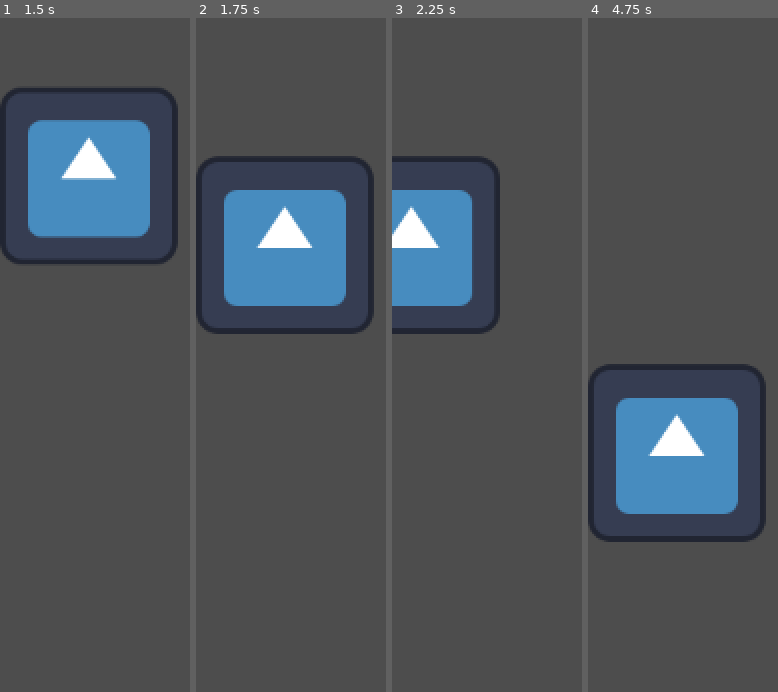
Above: before the commit, frames 1-4 (left to right).
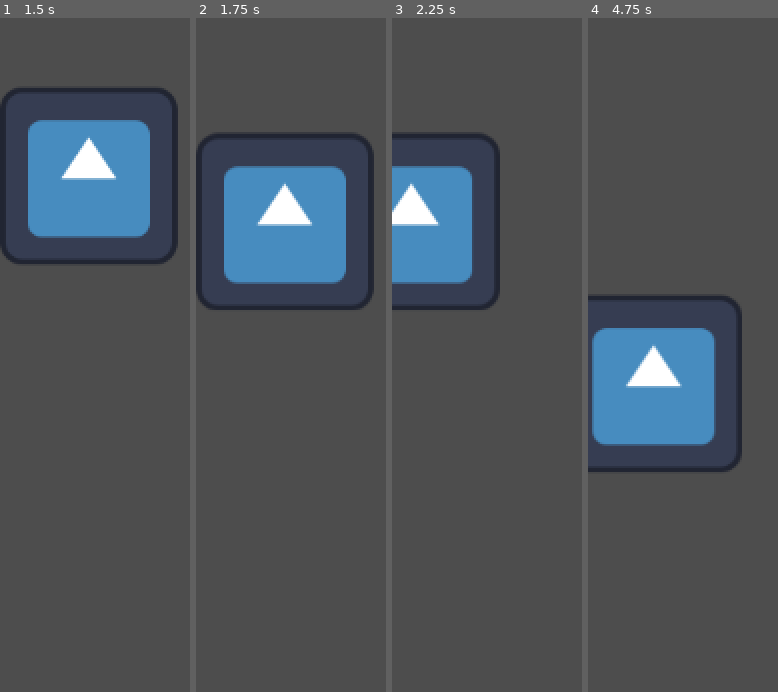
Above: after the commit, the same moments.

Repository: Joshfah/UntitledIgniteGame
Game: Godot game, scene res://Entities/Player/player.tscn
Two runs of this game, one before a commit and one after it. Both use one fixed random seed, a clock stepped at 60 frames per second and the inputs below. The project has no main scene, so this scene is started directly. The engine's default icon, where the game draws it, is replaced by a stand-in: a white triangle on a blue panel in a dark square.
Inputs:
- Up to frame 1 (1.5 s): tap Enter at 0.5 s; hold Shift (SPRINT) 0.53-1.28 s; tap S (S) at 0.6 s; tap Space at 1.25 s; tap Shift (SPRINT) at 1.35 s
- Up to frame 2 (1.75 s): tap S (S) at 1.55 s
- Up to frame 3 (2.25 s): tap Enter at 2 s; hold Shift (SPRINT) from 2.03 s (still down); tap A (A) at 2.1 s
- Up to frame 4 (4.75 s): tap Space at 2.75, 4.25 s; release Shift (SPRINT) at 2.78 s; tap D (D) at 2.85 s; tap S (S) at 3.05, 3.6, 4.55 s; tap Enter at 3.5 s; hold Shift (SPRINT) 3.53-4.28 s; tap Shift (SPRINT) at 4.35 s

Frame 1 is identical in both runs. In frame 2, 9.6% of the frame differs, in the area x 0-94%, y 17-47%; in frame 3, 6.5%; in frame 4, 19%, in the area x 0-94%, y 41-78%.

Commit message:
added player movement with stamina and sprinting

Diff:
--- a/Entities/Player/player.gd
+++ b/Entities/Player/player.gd
@@ -1,37 +1,43 @@
+class_name Player
 extends CharacterBody2D
 
-var stamina : int = 300
+var stamina : float = 300
+const stamina_rate : int = 50
 var speed : int = 500
+var can_sprint : bool = true
 
 func _ready() -> void:
 	pass
 
 func _physics_process(delta: float) -> void:
 	get_input()
+	movement()
 	move_and_slide()
+
+	if !can_sprint:
+		return
+
+	if Input.is_action_pressed("SPRINT"):
+		stamina -= stamina_rate * delta
+		speed = 750
+	else:
+		stamina += stamina_rate * delta
+		speed = 500
+
+	stamina = clamp(stamina, 0, 300)
+
+	print(stamina)
 
 func get_input() -> void:
 	var input_direction = Input.get_vector("A", "D", "W", "S")
 	velocity = input_direction.normalized() * speed
 
-	print(stamina)
-
-	if stamina >= 0:
-		if Input.is_action_pressed("SPRINT"):
-			stamina -= 1
-			print("test2")
-			speed = 750
-
-		if !Input.is_action_pressed("SPRINT"):
-			if stamina >= 300:
-				pass
-			else:
-				stamina += 1
-				print("test")
-
-	else:
-		# send ui-signal
+func movement() -> void:
+	if stamina <= 0:
+		stamina = 1
 		speed = 200
+		can_sprint = false
+		# send ui signal for canvas modulate
 		await get_tree().create_timer(5.0).timeout
+		can_sprint = true
 		speed = 500
-		stamina = 1
--- a/project.godot
+++ b/project.godot
@@ -45,3 +45,9 @@
 "events": [Object(InputEventKey,"resource_local_to_scene":false,"resource_name":"","device":-1,"window_id":0,"alt_press …(195 unchanged characters)…
 ]
 }
+
+[layer_names]
+
+2d_physics/layer_1="Player"
+2d_physics/layer_2="Enemies"
+2d_physics/layer_3="Obstacles"
